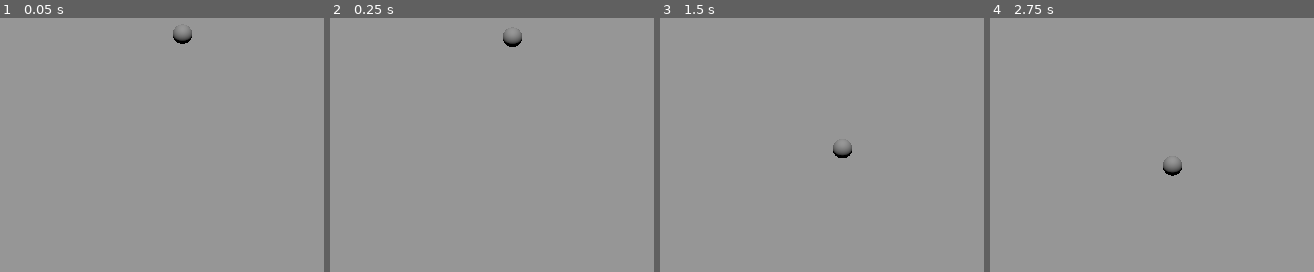
Above: before the commit, frames 1-4 (left to right).
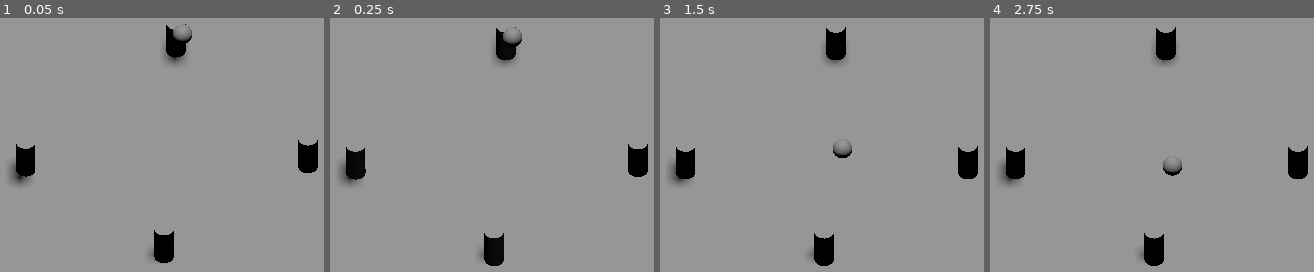
Above: after the commit, the same moments.

Repository: rattatajack/bowling-golf
Game: Godot game, scene res://main.tscn
The game is run twice, just before and just after one commit, with the same random seed, the same clock (stepped at 60 frames per second) and the same inputs.
Inputs:
- Up to frame 1 (0.05 s): no input
- Up to frame 2 (0.25 s): no input
- Up to frame 3 (1.5 s): hold Left (aim_left) 0.53-1.28 s; tap Right (aim_right) at 1.35 s
- Up to frame 4 (2.75 s): tap Enter at 2 s; hold Down (power_down) from 2.03 s (still down)

The runs differ from the first frame. In frame 1, 3.0% of the frame differs, in the area x 2-99%, y 2-97%; in frame 2, 2.9%; in frame 3, 3.1%, in the area x 2-99%, y 3-98%; in frame 4, 3.1%.

Commit message:
Add pin to scene

Diff:
--- a/main.tscn
+++ b/main.tscn
@@ -1,6 +1,7 @@
-[gd_scene load_steps=4 format=3 uid="uid://da3e54pfr4s2h"]
+[gd_scene load_steps=5 format=3 uid="uid://da3e54pfr4s2h"]
 
 [ext_resource type="PackedScene" uid="uid://cp3xwc75nackd" path="res://player.tscn" id="1_05ks4"]
+[ext_resource type="PackedScene" uid="uid://28ufmlv0d3mg" path="res://pin.tscn" id="2_sfwd3"]
 
 [sub_resource type="BoxShape3D" id="BoxShape3D_k1ly6"]
 size = Vector3(60, 2, 60)
@@ -32,3 +33,15 @@
 transform = Transform3D(1, 0, 0, 0, 0.707107, 0.707107, 0, -0.707107, 0.707107, 0, 24.6213, 26.8528)
 projection = 1
 size = 22.905
+
+[node name="pin" parent="." instance=ExtResource("2_sfwd3")]
+transform = Transform3D(1, 0, 0, 0, 1, 0, 0, 0, 1, -8, 1.22103, 0)
+
+[node name="pin2" parent="." instance=ExtResource("2_sfwd3")]
+transform = Transform3D(1, 0, 0, 0, 1, 0, 0, 0, 1, 6.39935, 1.45587, 0)
+
+[node name="pin3" parent="." instance=ExtResource("2_sfwd3")]
+transform = Transform3D(1, 0, 0, 0, 1, 0, 0, 0, 1, -0.333034, 1.22103, -8.59037)
+
+[node name="pin4" parent="." instance=ExtResource("2_sfwd3")]
+transform = Transform3D(1, 0, 0, 0, 1, 0, 0, 0, 1, -0.934817, 1.22103, 6.25212)
--- a/player.tscn
+++ b/player.tscn
@@ -1,10 +1,12 @@
-[gd_scene load_steps=4 format=3 uid="uid://cp3xwc75nackd"]
+[gd_scene load_steps=5 format=3 uid="uid://cp3xwc75nackd"]
 
 [ext_resource type="Script" path="res://player.gd" id="1_jk6kf"]
 
 [sub_resource type="SphereShape3D" id="SphereShape3D_efmq4"]
 
 [sub_resource type="SphereMesh" id="SphereMesh_juvna"]
+
+[sub_resource type="PlaneMesh" id="PlaneMesh_btw1v"]
 
 [node name="Player" type="RigidBody3D"]
 constant_force = Vector3(0, 2, 0)
@@ -15,3 +17,8 @@
 
 [node name="MeshInstance3D" type="MeshInstance3D" parent="."]
 mesh = SubResource("SphereMesh_juvna")
+
+[node name="MeshInstance2D" type="MeshInstance2D" parent="."]
+position = Vector2(214, 0)
+scale = Vector2(215, 1)
+mesh = SubResource("PlaneMesh_btw1v")
